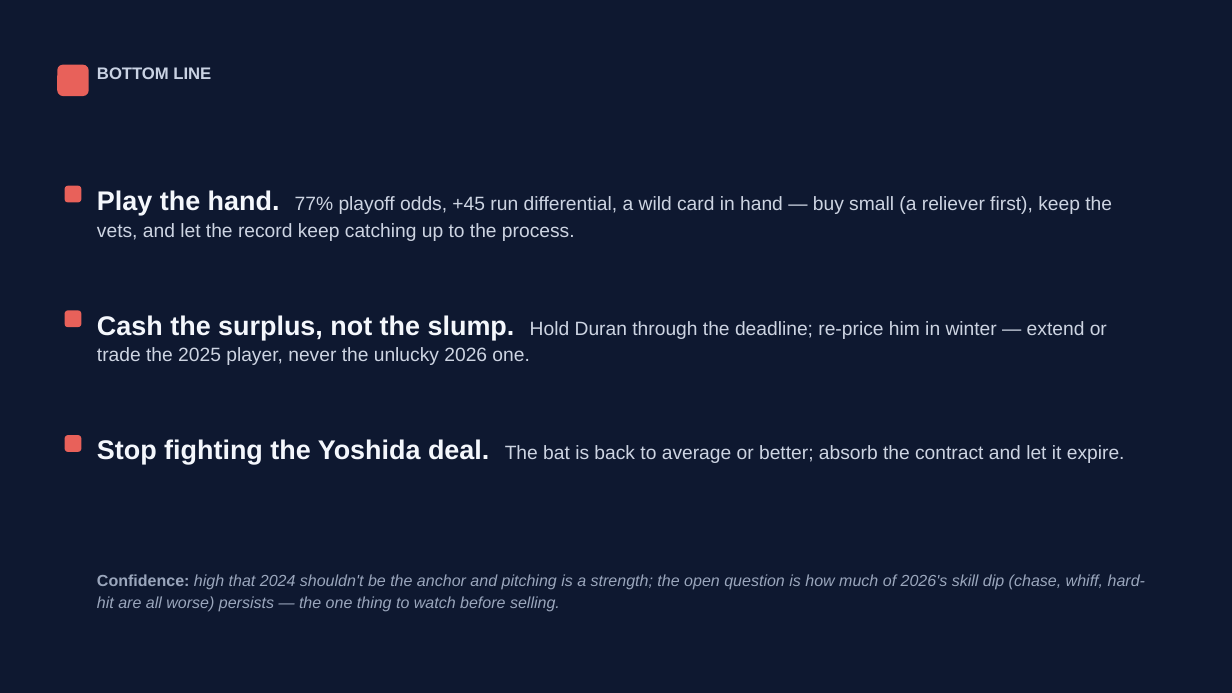
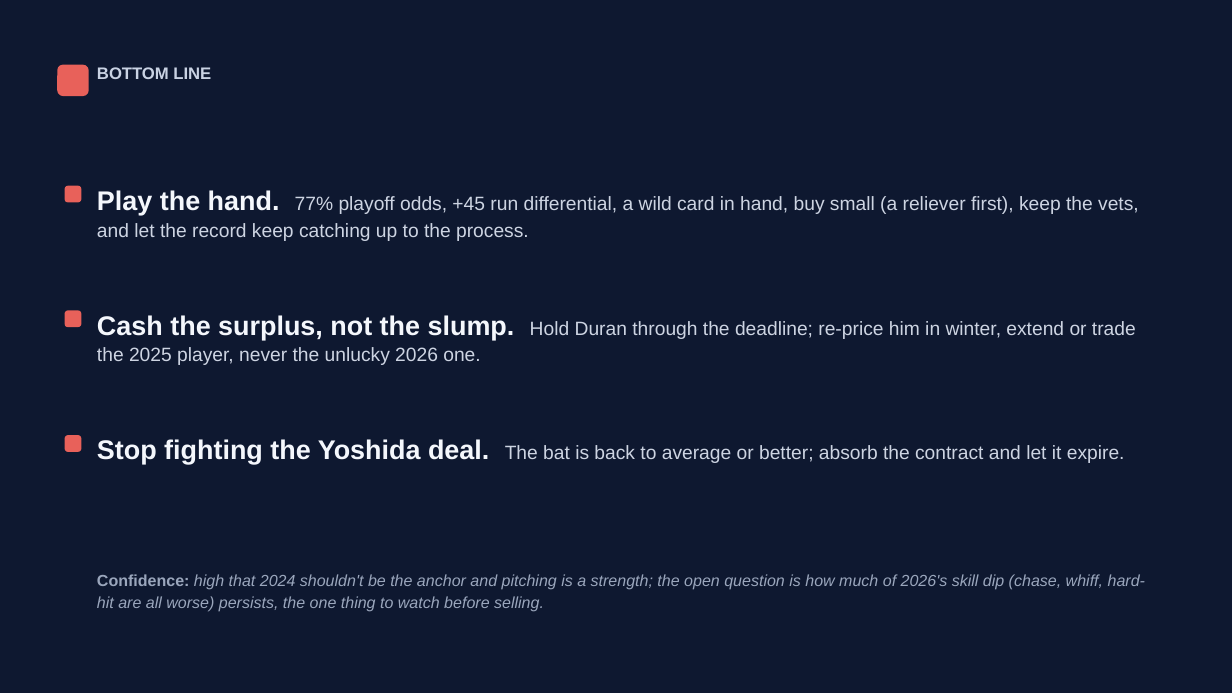
Before and after one commit to justinloo12/jarren-duran-outlier-analysis, a slide deck: slide 18 of outputs/Red_Sox_Outfield_Strategy.pptx. Drawn at 1232x693 pixels with LibreOffice and Linux fonts; fonts in the diff are those of the drawing. Boxes give left, top, right and bottom in pixels: in the first picture for what was removed or moved away, otherwise in the second. Text is boxed around its words. In the diff, an @@ line names an element or a change of style, - is before the commit and + after.

```diff
--- a/outputs/Red_Sox_Outfield_Strategy.pptx
+++ b/outputs/Red_Sox_Outfield_Strategy.pptx
@@ text at bbox=[97, 190, 1139, 241]: text changed @@
-Play the hand. 77% playoff odds, +45 run differential, a wild card in hand — buy small (a reliever first), keep the vets, and let the record keep catching up to the process.
+Play the hand. 77% playoff odds, +45 run differential, a wild card in hand, buy small (a reliever first), keep the vets, and let the record keep catching up to the process.
@@ text at bbox=[97, 315, 1136, 365]: text changed @@
-Cash the surplus, not the slump. Hold Duran through the deadline; re-price him in winter — extend or trade the 2025 player, never the unlucky 2026 one.
+Cash the surplus, not the slump. Hold Duran through the deadline; re-price him in winter, extend or trade the 2025 player, never the unlucky 2026 one.
@@ text at bbox=[97, 574, 1145, 612]: text changed @@
-Confidence: high that 2024 shouldn't be the anchor and pitching is a strength; the open question is how much of 2026's skill dip (chase, whiff, hard-hit are all worse) persists — the one thing to watch before selling.
+Confidence: high that 2024 shouldn't be the anchor and pitching is a strength; the open question is how much of 2026's skill dip (chase, whiff, hard-hit are all worse) persists, the one thing to watch before selling.
```
Also in this commit, not shown: 13 other slides changed, 6 other files.
